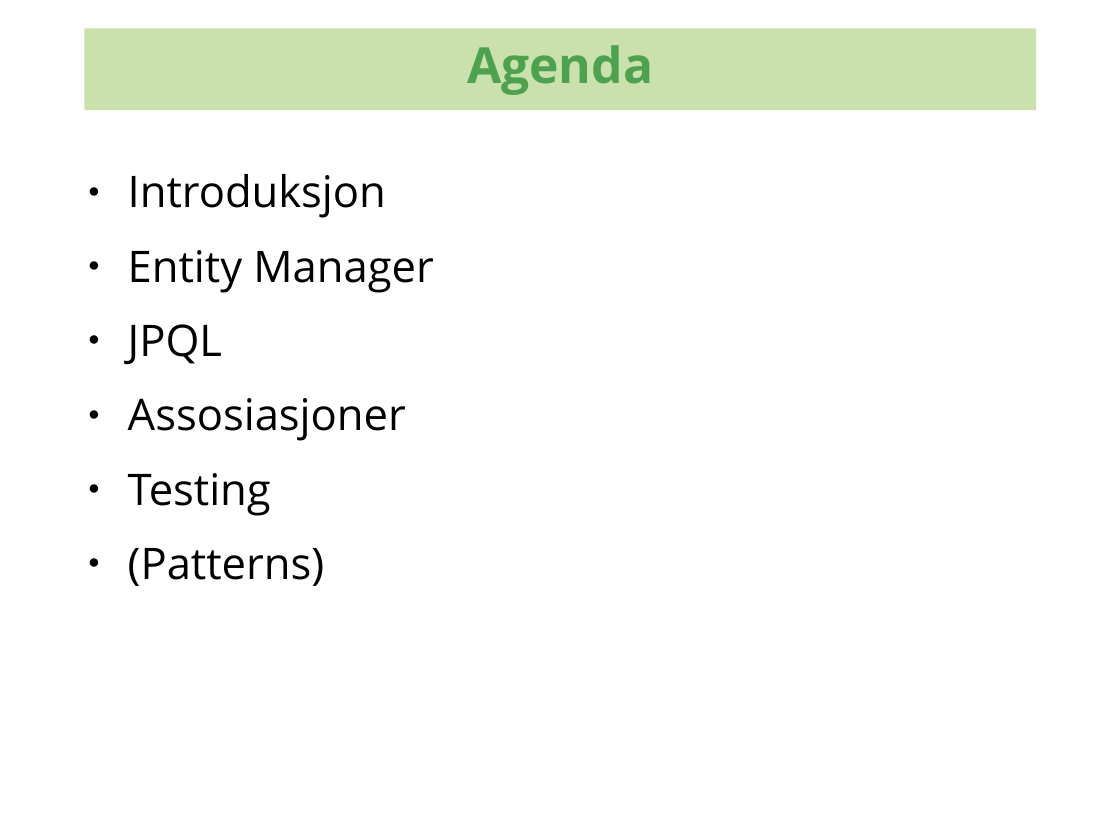
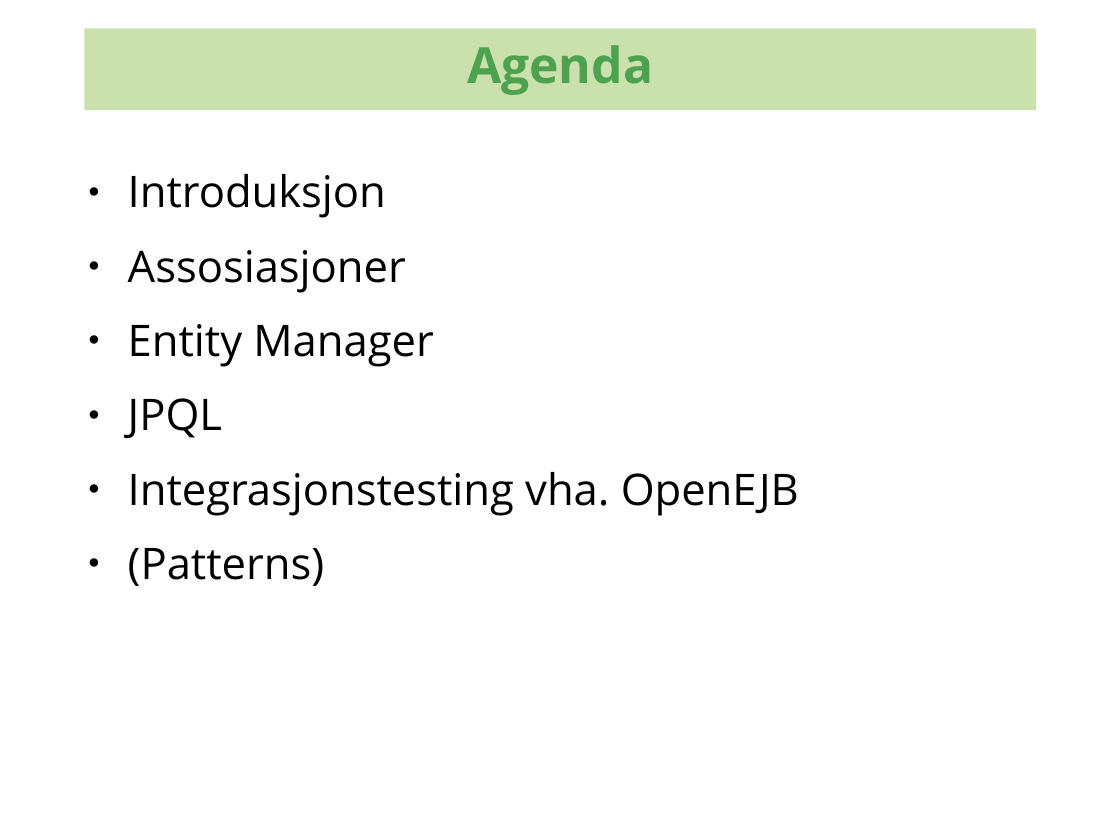
Before and after one commit to kenglxn/seam-maven-refimpl, a slide deck: slide 2 of sandbox/loo/jpa-continued/jpa-continued.odp. Drawn at 1120x840 pixels with LibreOffice and Linux fonts; fonts in the diff are those of the drawing; background and template pictures are left out. Boxes give left, top, right and bottom in pixels: in the first picture for what was removed or moved away, otherwise in the second. Text is boxed around its words. In the diff, an @@ line names an element or a change of style, - is before the commit and + after.

```diff
--- a/sandbox/loo/jpa-continued/jpa-continued.odp
+++ b/sandbox/loo/jpa-continued/jpa-continued.odp
@@ text at bbox=[128, 250, 406, 293]: paragraph added @@
+● Assosiasjoner
@@ text at bbox=[128, 472, 799, 516]: text changed @@
-● Assosiasjoner
-● Testing
+● Integrasjonstesting vha. OpenEJB
```
Also in this commit, not shown: 2 slides added, 2 other files.
